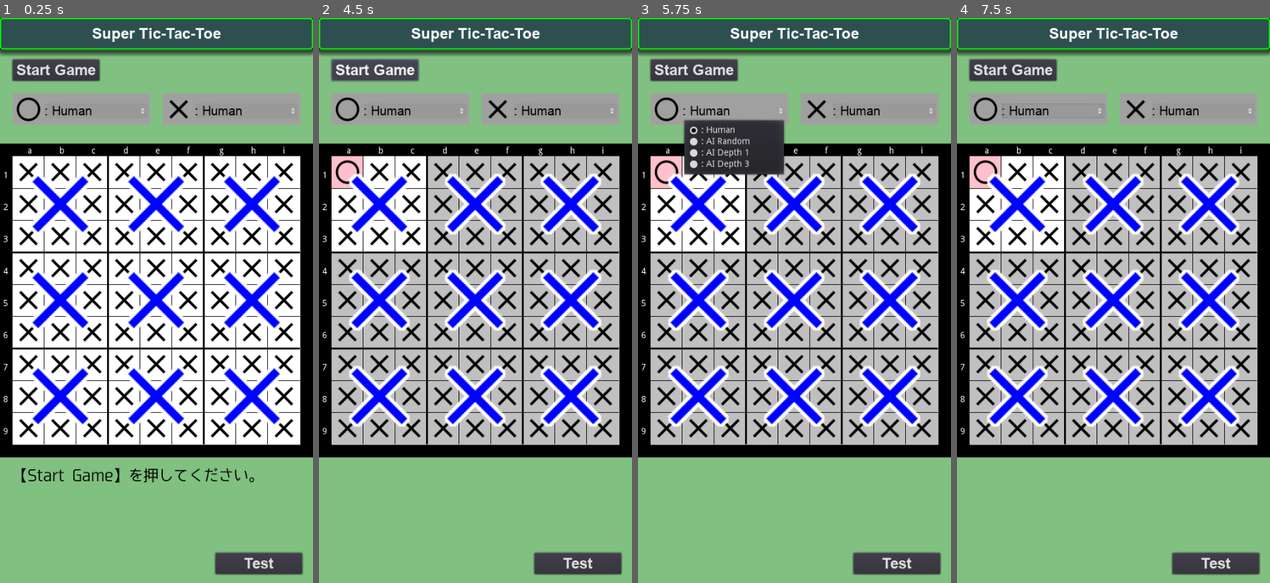
Above: before the commit, frames 1-4 (left to right).
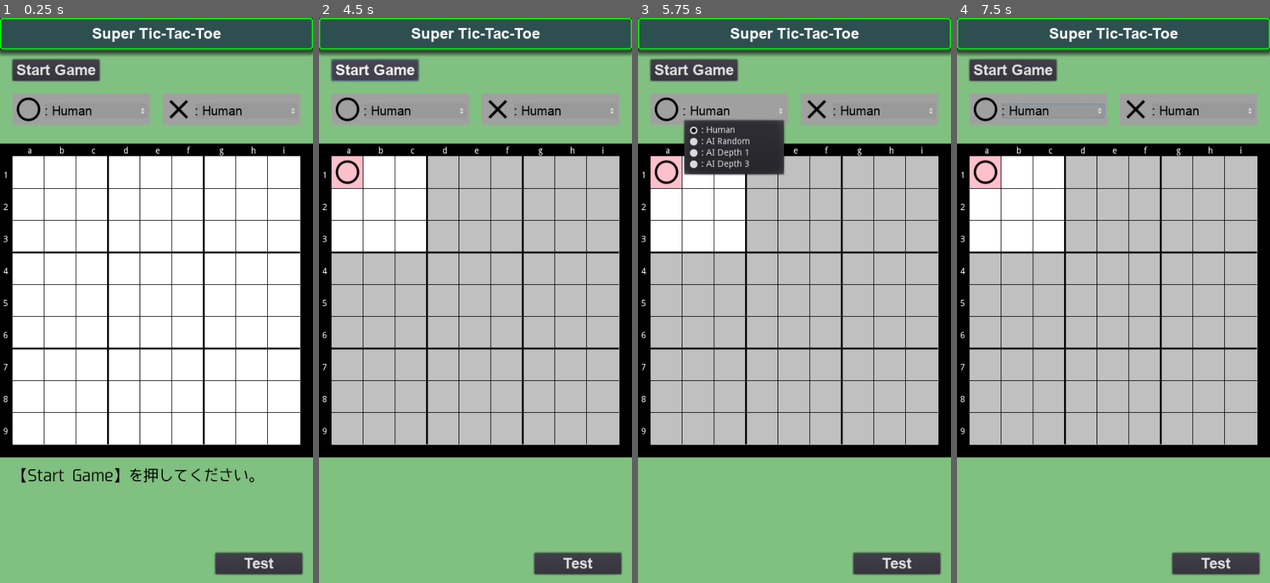
Above: after the commit, the same moments.

Repository: vivisuke/SuperTicTacToe
Game: Godot game, scene res://MainScene.tscn
Two runs of this game, one before a commit and one after it. Both use one fixed random seed, a clock stepped at 60 frames per second and the inputs below.
Inputs:
- Up to frame 1 (0.25 s): no input
- Up to frame 2 (4.5 s): click "Start Game" at 0.5 s; click "Stop Game" at 1.25 s; click "Start Game" at 2 s; click "Test" at 2.75 s; click "Ｖ" at 3.5 s; click "Stop Game" at 4.25 s
- Up to frame 3 (5.75 s): click ": Human" at 5 s
- Up to frame 4 (7.5 s): click "Test" at 5.75 s; click ": Human" at 6.5 s; click "Ｖ" at 7.25 s

The runs differ from the first frame. In frame 1, 13% of the frame differs, in the area x 6-94%, y 25-75%; in frame 2, 16%; in frame 3, 16%; in frame 4, 16%.

Commit message:
0177 ◎ C 02/25 02/28 0.001│問題│起動時：セルが全て☓になっている

Diff:
--- a/SuperTicTacToe/scripts/MainScene.gd
+++ b/SuperTicTacToe/scripts/MainScene.gd
@@ -530,14 +530,14 @@
 func update_board_tilemaps():		# g_bd の状態から TileMap たちを設定
 	for y in range(N_VERT):
 		for x in range(N_HORZ):
-			$Board/TileMapLocal.set_cell(x, y, g_bd.get_color(x, y))
+			$Board/TileMapLocal.set_cell(x, y, col2tsid(g_bd.get_color(x, y)))
 			$Board/TileMapCursor.set_cell(x, y, 0 if g_bd.last_put_pos() == [x, y] else -1)
 	var ix = 0
 	for y in range(N_VERT/3):
 		for x in range(N_HORZ/3):
 			var c = -1 if g_bd.next_board >= 0 && ix != g_bd.next_board else NEXT_LOCAL_BOARD
 			$Board/TileMapBG.set_cell(x, y, c)
-			$Board/TileMapGlobal.set_cell(x, y, g_bd.get_color_g(x, y))
+			$Board/TileMapGlobal.set_cell(x, y, col2tsid(g_bd.get_color_g(x, y)))
 			ix += 1
 	pass
 func init_board():
Not shown, changed: SuperTicTacToe.spr
